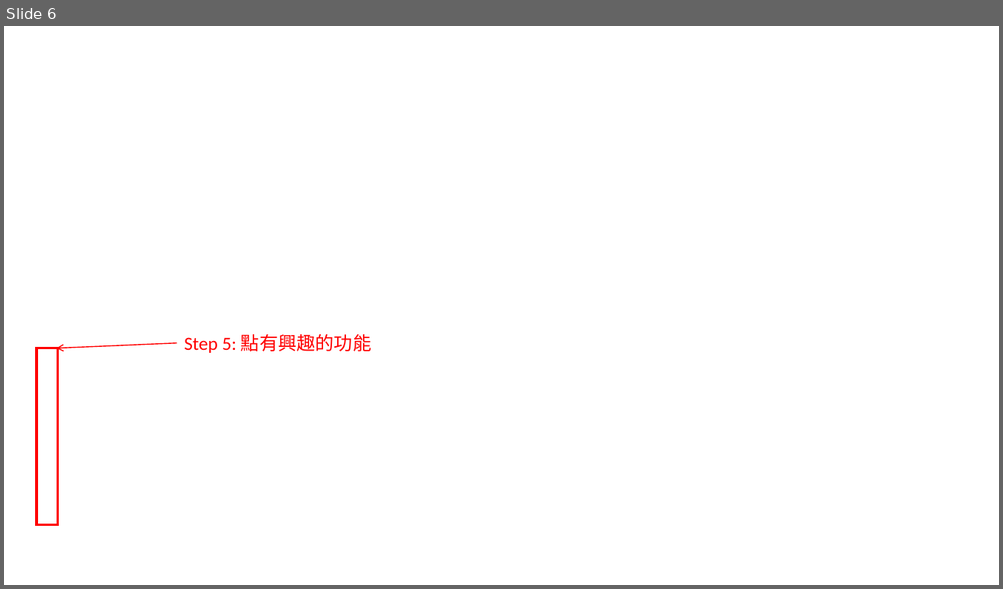
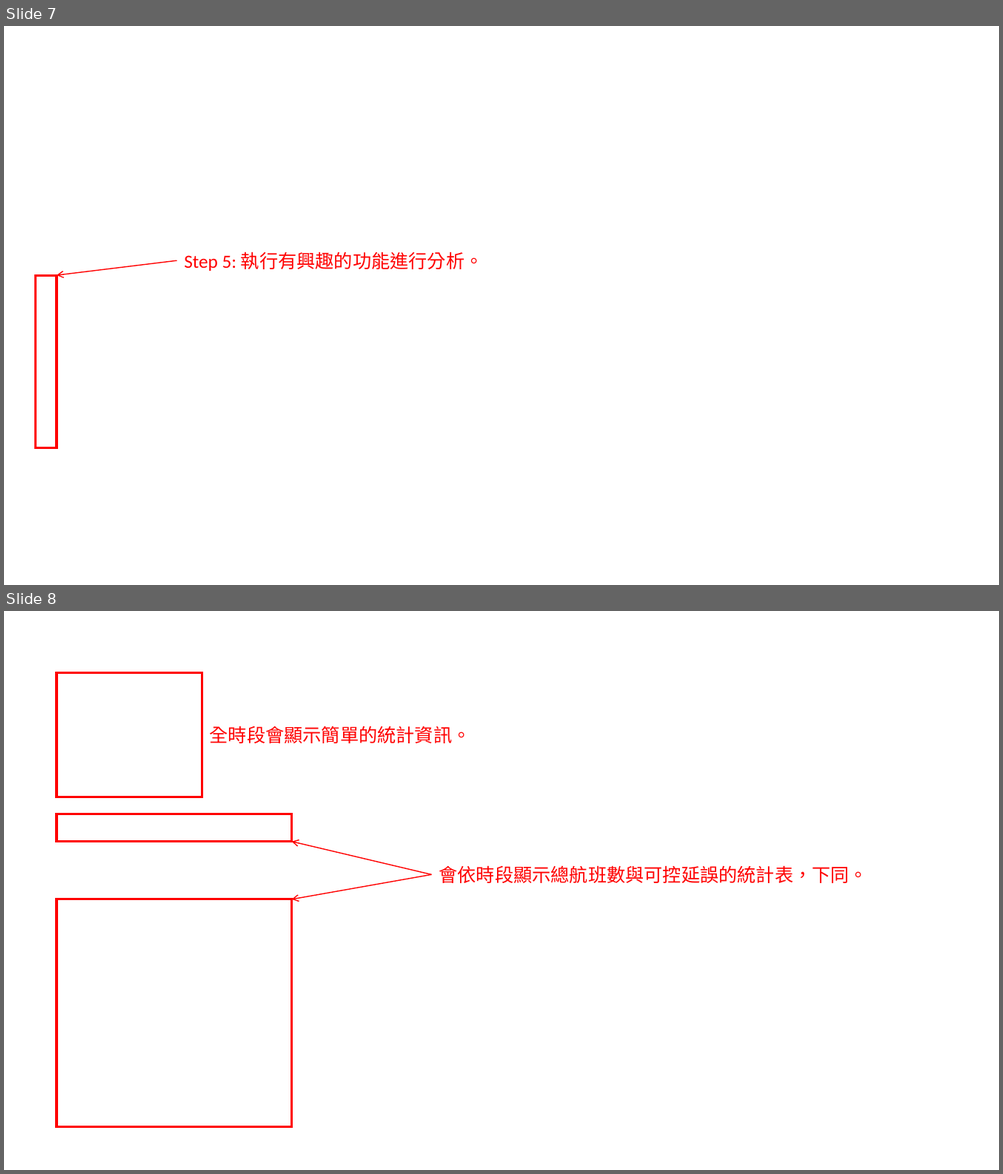
Before and after one commit to gj94fu4/gj94fu4.github.io, a slide deck: project/starlux-aod/航班準時率分析程式使用說明.pptx. Shown one above the other, each under a label of ours: slide 6 before the commit, slides 7 and 8 after it. The pictures are 1003x589 and 1003x1174 pixels, drawn with LibreOffice and Linux fonts; fonts in the diff are those of the drawing; background and template pictures are left out. Boxes give left, top, right and bottom in pixels: in the first picture for what was removed or moved away, otherwise in the second. Text is boxed around its words. In the diff, an @@ line names an element or a change of style, - is before the commit and + after.

```diff
--- a/project/starlux-aod/航班準時率分析程式使用說明.pptx
+++ b/project/starlux-aod/航班準時率分析程式使用說明.pptx
@@ slide 8 added at [4, 611, 999, 1170], background picture (left out) @@
@@ rectangle added at [57, 673, 202, 797], outline #FF0000 2.25 pt @@
@@ text added at [210, 726, 471, 743], 18 pt, text #FF0000 @@
+全時段會顯示簡單的統計資訊。
@@ rectangle added at [57, 814, 291, 842], outline #FF0000 2.25 pt @@
@@ arrow added from (432, 875) to (292, 842), #FF0000 1 pt @@
@@ arrow added from (432, 875) to (292, 900), #FF0000 1 pt @@
@@ text added at [438, 866, 868, 883], 18 pt, text #FF0000 @@
+會依時段顯示總航班數與可控延誤的統計表，下同。
@@ rectangle added at [57, 900, 291, 1128], outline #FF0000 2.25 pt @@
@@ what was slide 6 is now slide 7 @@
@@ slide 7 changed as well @@
@@ arrow moved from (177, 343) - (57, 349) to (177, 261) - (57, 275) @@
@@ text at [184, 252, 484, 271]: text changed @@
-Step 5: 點有興趣的功能
+Step 5: 執行有興趣的功能進行分析。
@@ rectangle: place and size @@
-rectangle at [37, 349, 58, 526]
+rectangle at [35, 276, 57, 449]
```
Also in this commit, not shown: 6 other slides changed, 9 other slides added, 3 slides removed, 45 other files.
